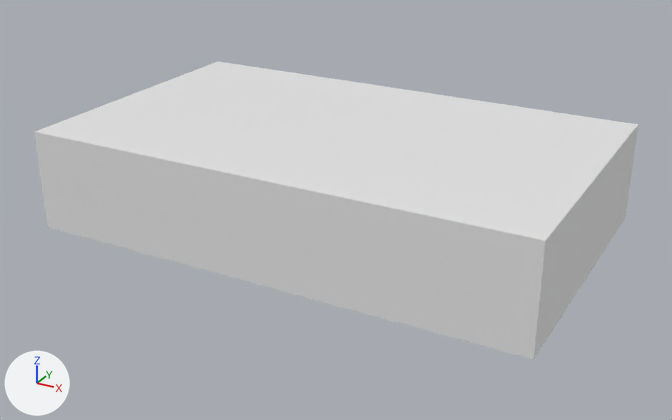
The FBX model src/Arrow/ArrowContent/Models/Town/immeuble.fbx, before and after one commit.
Camera for both pictures: a 50 mm camera at (2.64, -2.41, 1.56) aimed at (1.01, 0.55, 0.08). Arrows for +X, +Y and +Z are at lower left; the lights stay in place. Where no turn or scale is listed for an object, it has been applied to the vertices.
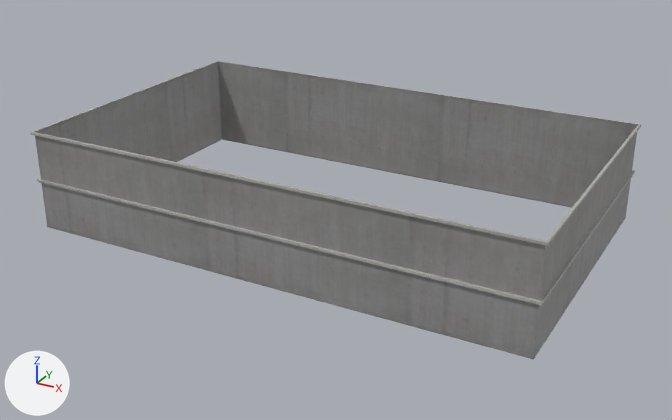
Location of each change, (x1, y1, x2, y2) in pixels of the pictures (672 x 420 px):
'Toit', added: after (31, 61, 641, 306)
part 1 of me_cube, deleted: before (35, 62, 638, 241)
part 2 of me_cube, recoloured: (35, 133, 637, 359) in both

What changed in the scene script:
```text
Add img_immeuble_png:
    img_immeuble_png = load_image('immeuble.png', 'immeuble.png', 1024, 1024, 'sRGB')
Add img_toit_png:
    img_toit_png = load_image('toit.png', 'toit.png', 1024, 1024, 'sRGB')
Add mat_material__immeuble_png:
    mat_material__immeuble_png = principled_material('Material__immeuble_png')
    mat_material__immeuble_png.texture = img_immeuble_png
Add mat_material_001__toit_png:
    mat_material_001__toit_png = principled_material('Material_001__toit_png')
    mat_material_001__toit_png.texture = img_toit_png
Change me_cube:
    used by ob_cube; location = (0.0, 0.0, 0.0)
    verts and faces of me_cube; kept vertices keep their numbers, new ones are numbered from 8
    before: 0 (2.0, 1.2, 0.0) at pixel (625, 218), 1 (2.0, 0.0, 0.0) at pixel (533, 359), 2 (0.0, 0.0, 0.0) at pixel (47, 227), 3 (0.0, 1.2, 0.0), 4 (2.0, 1.2, 0.4) at pixel (638, 124)
    before: 5 (2.0, 0.0, 0.4) at pixel (545, 240), 6 (0.0, 0.0, 0.4) at pixel (34, 131), 7 (0.0, 1.2, 0.4) at pixel (217, 61)
    remove me_cube.from_pydata(...)  # 8 vertices, 6 faces; spans x 0.0..2.0, y 0.0..1.2, z 0.0..0.4
    add me_cube.from_pydata(...)  # 8 vertices, 4 faces; spans x 0.0..2.0, y 0.0..1.2, z 0.0..0.4
    me_cube part 1
    add delete_faces([(0, 1, 2, 3), (4, 7, 6, 5)])
    me_cube part 2: 4 faces spanning x 0.0..2.0, y 0.0..1.2, z 0.0..0.4 switch from mat_material (white #e7e7e7) to mat_material__immeuble_png (picture img_immeuble_png)
Add me_toit:
    me_toit.from_pydata(...)  # 64 vertices, 56 faces; spans x -0.01..2.01, y -0.01..1.21, z 0.19..0.4
    me_toit.materials.append(mat_material_001__toit_png)  # picture img_toit_png
Add ob_toit:
    ob_toit = bpy.data.objects.new('Toit', me_toit)
    ob_toit.location = (0.0, 0.0, 0.0)
```
